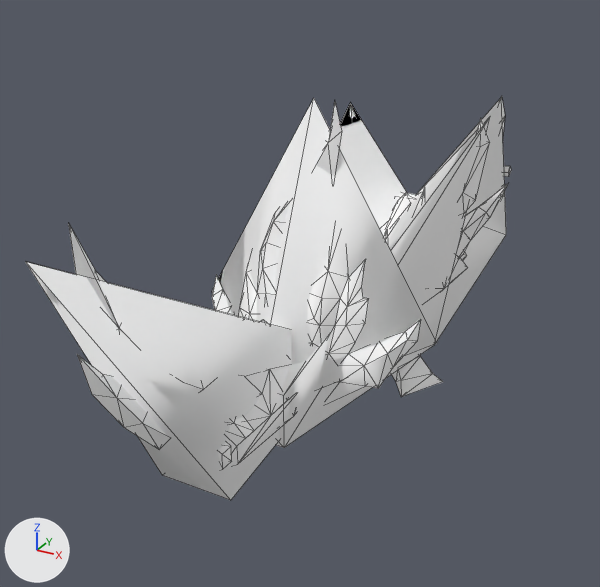
A saved change to the glTF model docs/models/weapons/w04/091.glb.
Camera for both pictures: a 50 mm camera at (0.94, -2.53, 0.8) aimed at (-0.16, -0.53, -0.2). The lights are fixed; the arrows at lower left show +X, +Y and +Z. The older version comes first. Mesh edges are drawn as thin lines. Vertices at exactly the same position are counted once.

The scene before the commit, as lines of its bpy script (objects in view):
```python
me_group_0 = bpy.data.meshes.new('Group[0]')
me_group_0.from_pydata(...)  # 511 vertices, 953 faces; spans x -0.27..0.27, y -1.07..0.9, z -0.62..0.28
# faces by material slot: [671, 282]
me_group_0.materials.append(mat_xfb__e1__m00_hbg091_env)  # white #ffffff
me_group_0.materials.append(mat_xfb__e0__m00_hbg091_env)  # white #ffffff
me_group_1 = bpy.data.meshes.new('Group[1]')
me_group_1.from_pydata(...)  # 146 vertices, 246 faces; spans x -0.099..0.099, y -1.688..-0.597, z -0.418..0.367
# faces by material slot: [208, 38]
me_group_1.materials.append(mat_xfb__e1__m00_hbg091_env)  # white #ffffff
me_group_1.materials.append(mat_xfb__e0__m00_hbg091_env)  # white #ffffff
me_group_2 = bpy.data.meshes.new('Group[2]')
me_group_2.from_pydata(...)  # 164 vertices, 304 faces; spans x -0.343..0.343, y -1.051..-0.71, z -0.326..0.43
# faces by material slot: [292, 12]
me_group_2.materials.append(mat_xfb__e1__m00_hbg091_env)  # white #ffffff
me_group_2.materials.append(mat_xfb__e0__m00_hbg091_env)  # white #ffffff
ob_group_0 = bpy.data.objects.new('Group[0]', me_group_0)
ob_group_0.location = (0.0, 0.0, 0.0)
ob_group_1 = bpy.data.objects.new('Group[1]', me_group_1)
ob_group_1.location = (0.0, 0.0, 0.0)
ob_group_2 = bpy.data.objects.new('Group[2]', me_group_2)
ob_group_2.location = (0.0, 0.0, 0.0)
# also in view: 'Group[100]' at (0.0, -0.08, -0.08)
```
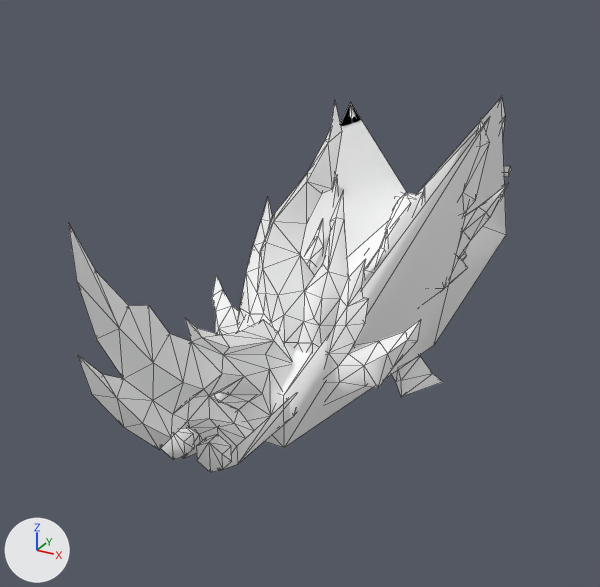
Location of each change, [x1, y1, x2, y2] in pixels of the pictures (600 x 587 px):
'Group[1]', reshaped: before [26, 223, 291, 500]; after [68, 223, 296, 472]
'Group[2]', reshaped (8% narrower): before [212, 98, 437, 403]; after [212, 102, 420, 403]
part 1 of me_group_1, deleted: before [26, 262, 291, 500]
part 2 of me_group_2, deleted: before [212, 98, 437, 390]

Edits to the bpy script that builds the scene:
```text
Change me_group_1:
    used by ob_group_1; location = (0.0, 0.0, 0.0)
    remove me_group_1.from_pydata(...)  # 146 vertices, 246 faces; spans x -0.099..0.099, y -1.688..-0.597, z -0.418..0.367
    add me_group_1.from_pydata(...)  # 141 vertices, 240 faces; spans x -0.099..0.099, y -1.605..-0.707, z -0.418..0.367
    me_group_1 part 1: the loose piece of 5 vertices spanning x -0.093..0.093, y -1.688..-0.597, z -0.343..0.333 is deleted
Change me_group_2:
    used by ob_group_2; location = (0.0, 0.0, 0.0)
    remove me_group_2.from_pydata(...)  # 164 vertices, 304 faces; spans x -0.343..0.343, y -1.051..-0.71, z -0.326..0.43
    add me_group_2.from_pydata(...)  # 160 vertices, 300 faces; spans x -0.306..0.306, y -0.944..-0.71, z -0.326..0.429
    me_group_2 part 2: the loose piece of 4 vertices spanning x -0.343..0.343, y -1.051..-0.719, z -0.287..0.43 is deleted
```
